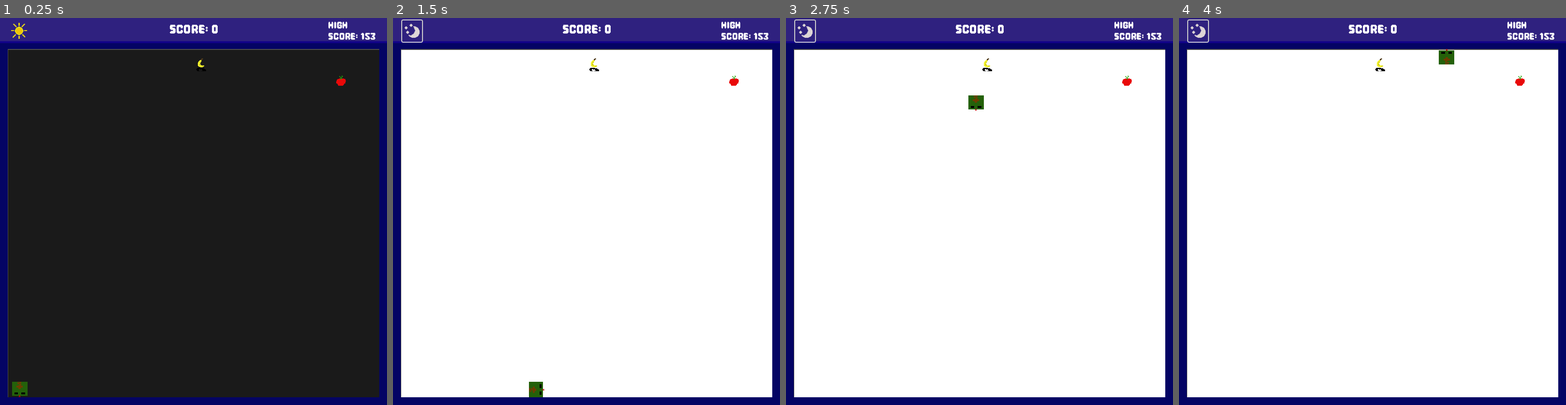
Above: before the commit, frames 1-4 (left to right).
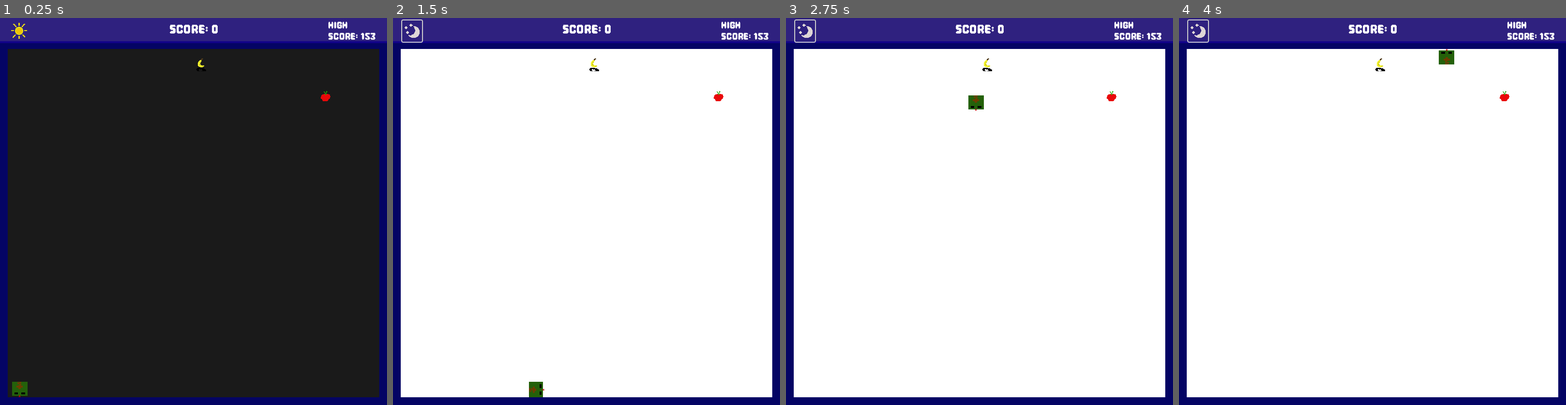
Above: after the commit, the same moments.

Repository: MVour-bz/snake_game
Game: Godot game, scene res://scenes/snake_game.tscn
Same seed, same stepped clock (60 frames per second), same inputs: the game is played once before the commit and once after it.
Inputs (mouse positions are in pixels of both pictures, inside the frame that each line leads up to):
- Up to frame 1 (0.25 s): no input
- Up to frame 2 (1.5 s): click (412, 29) at 0.5 s; hold Right (ui_right) from 1.28 s (still down)
- Up to frame 3 (2.75 s): release Right (ui_right) at 2.03 s; hold Down (ui_down) from 2.03 s (still down)
- Up to frame 4 (4 s): release Down (ui_down) at 2.78 s; hold Right (ui_right) 2.78-3.53 s; hold Up (ui_up) from 3.53 s (still down)

The runs differ from the first frame. In frame 1, 0.4% of the frame differs, in the area x 2-98%, y 1-98%; in frame 2, 0.5%; in frame 3, 0.5%; in frame 4, 0.5%.

Commit message:
fix food spawining in the edges bug

Diff:
--- a/data/game_data.json
+++ b/data/game_data.json
@@ -1 +1 @@
-{"high_score":{"name":"pavlidis","score":153},"top_10":[{"na …(135 unchanged characters)… 98},{"name":"mike","score":95},{"name":"mike","score":89},{"name":"mpampas","score":78},{"name":"mike","score":74},{"name":"mike","score":71}]}
+{"high_score":{"name":"pavlidis","score":153},"top_10":[{"na …(135 unchanged characters)… 98},{"name":"mike","score":95},{"name":"MMMM","score":93},{"name":"mike","score":89},{"name":"mpampas","score":78},{"name":"mike","score":74}]}
--- a/project.godot
+++ b/project.godot
@@ -33,3 +33,7 @@
 food=""
 snake=""
 apple=""
+
+[rendering]
+
+textures/canvas_textures/default_texture_filter=0
--- a/scenes/snake_game.tscn
+++ b/scenes/snake_game.tscn
@@ -47,8 +47,8 @@
 tile_set = SubResource("TileSet_gonba")
 
 [node name="BGPanel" type="Panel" parent="TileMapLayer"]
-offset_left = 17.0
-offset_top = 66.0
+offset_left = 16.0
+offset_top = 64.0
 offset_right = 784.0
 offset_bottom = 784.0
 theme_override_styles/panel = SubResource("StyleBoxFlat_ig4x0")
--- a/scenes/snake_part.tscn
+++ b/scenes/snake_part.tscn
@@ -1,15 +1,17 @@
-[gd_scene load_steps=3 format=3 uid="uid://cr2767x8yyv0d"]
+[gd_scene load_steps=4 format=3 uid="uid://cr2767x8yyv0d"]
 
 [ext_resource type="Script" path="res://scripts/snake_part.gd" id="1_10ujp"]
+[ext_resource type="Texture2D" uid="uid://bbhpx5fm1bauf" path="res://assets/snake_head.png" id="2_0ojel"]
 
 [sub_resource type="CircleShape2D" id="CircleShape2D_jgqfv"]
 
 [node name="snake_part" type="Area2D" groups=["snake"]]
 script = ExtResource("1_10ujp")
 
+[node name="Sprite2D" type="Sprite2D" parent="."]
+texture = ExtResource("2_0ojel")
+
 [node name="CollisionShape2D" type="CollisionShape2D" parent="."]
 shape = SubResource("CircleShape2D_jgqfv")
 
-[node name="Sprite2D" type="Sprite2D" parent="."]
-
 [connection signal="area_entered" from="." to="." method="_on_area_entered"]
--- a/scripts/change_theme_button.gd
+++ b/scripts/change_theme_button.gd
@@ -5,7 +5,6 @@
 	"light_theme": preload("res://assets/moon.png")
 }
 func _on_button_down() -> void:
-	print("mphke")
 	if Global.ACTIVE_THEME == "dark_theme":
 		Global.ACTIVE_THEME = "light_theme"
 		self.icon = icons["light_theme"]
--- a/scripts/spawner.gd
+++ b/scripts/spawner.gd
@@ -15,11 +15,11 @@
 func spawn_food():
 	var spawn_point : Vector2 = Vector2.ZERO
 
-	spawn_point.x = randf_range(bounds.x_min + Global.GRID_SIZE, bounds.x_max - Global.GRID_SIZE)
-	spawn_point.y = randf_range(bounds.y_min + Global.GRID_SIZE, bounds.y_max - Global.GRID_SIZE)
+	spawn_point.x = randf_range(bounds.x_min + Global.TILE_SIZE, bounds.x_max - Global.TILE_SIZE)
+	spawn_point.y = randf_range(bounds.y_min + Global.TILE_SIZE, bounds.y_max - Global.TILE_SIZE)
 
-	spawn_point.x = floorf(spawn_point.x / Global. TILE_SIZE ) * Global.TILE_SIZE
-	spawn_point.y = floorf(spawn_point.y / Global. TILE_SIZE ) * Global.TILE_SIZE
+	spawn_point.x = floorf(spawn_point.x / Global.TILE_SIZE ) * Global.TILE_SIZE
+	spawn_point.y = floorf(spawn_point.y / Global.TILE_SIZE ) * Global.TILE_SIZE
 
 
 	var food = food_scene.instantiate()
@@ -31,11 +31,11 @@
 func spawn_apple():
 	var spawn_point : Vector2 = Vector2.ZERO
 
-	spawn_point.x = randf_range(bounds.x_min + Global.GRID_SIZE, bounds.x_max - Global.GRID_SIZE)
-	spawn_point.y = randf_range(bounds.y_min + Global.GRID_SIZE, bounds.y_max - Global.GRID_SIZE)
+	spawn_point.x = randf_range(bounds.x_min + Global.TILE_SIZE, bounds.x_max - Global.TILE_SIZE)
+	spawn_point.y = randf_range(bounds.y_min + Global.TILE_SIZE, bounds.y_max - Global.TILE_SIZE)
 
-	spawn_point.x = floorf(spawn_point.x / Global. TILE_SIZE ) * Global.TILE_SIZE
-	spawn_point.y = floorf(spawn_point.y / Global. TILE_SIZE ) * Global.TILE_SIZE
+	spawn_point.x = floorf(spawn_point.x / Global.TILE_SIZE ) * Global.TILE_SIZE
+	spawn_point.y = floorf(spawn_point.y / Global.TILE_SIZE ) * Global.TILE_SIZE
 
 
 	var apple:Apple = apple_scene.instantiate() as Apple
